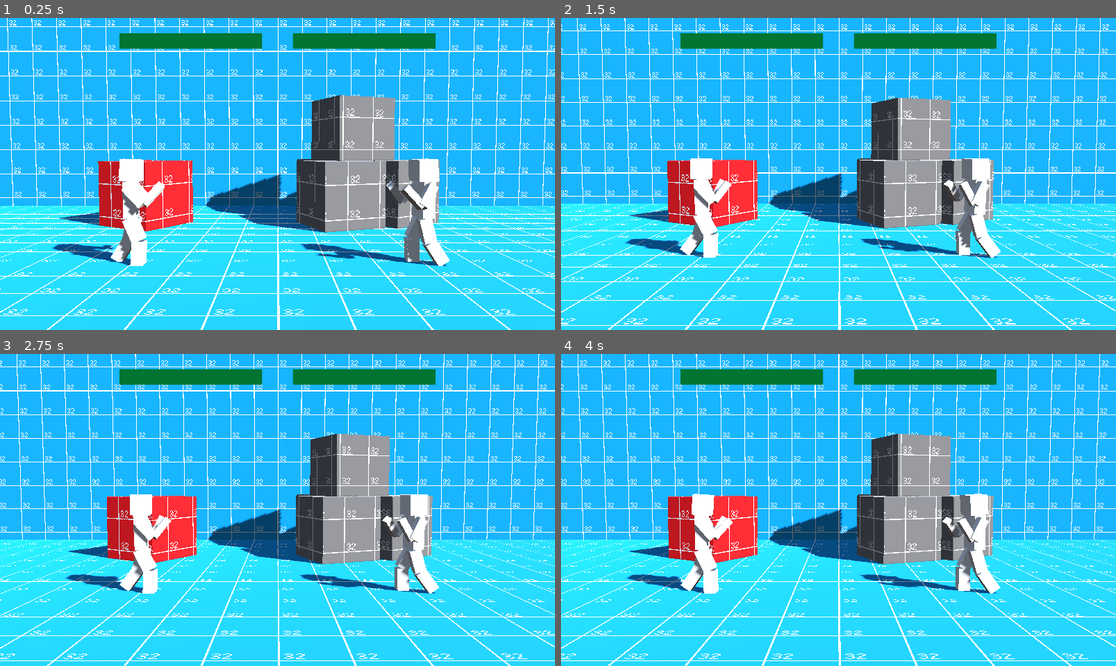
Above: before the commit, frames 1-4 (two rows, left to right).
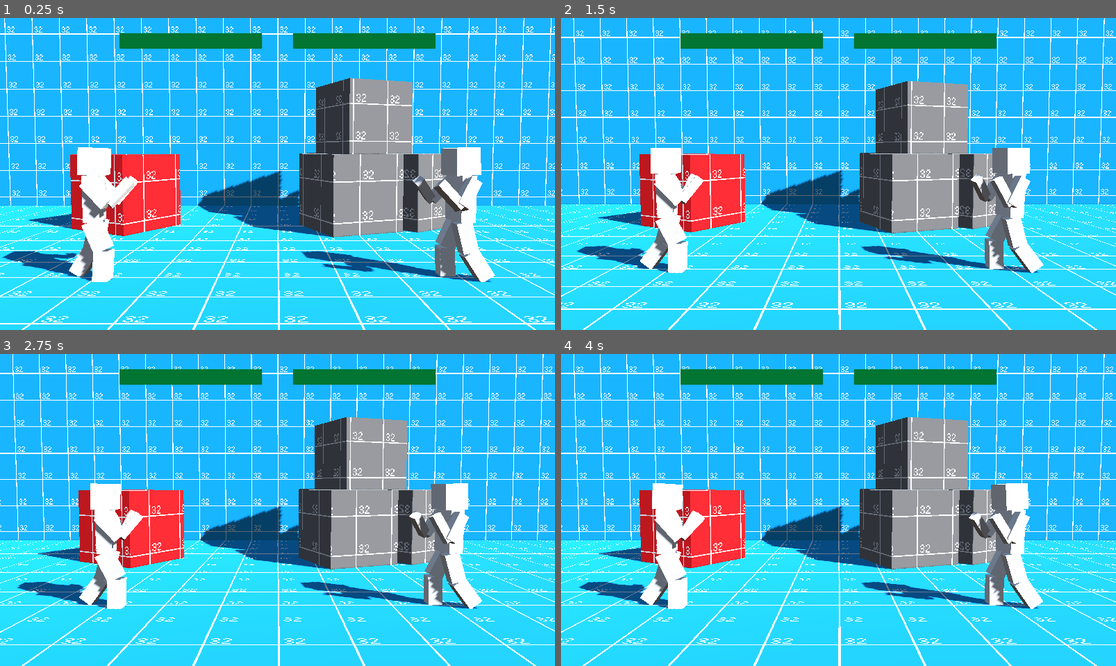
Above: after the commit, the same moments.

Repository: miklaskarjalainen/KioskKnockout
Game: Godot game, scene res://src/scenes/Arena1.tscn
Same seed, same stepped clock (60 frames per second), same inputs: the game is played once before the commit and once after it. This scene is started directly instead of the project's main scene.
Inputs (mouse positions are in pixels of both pictures, inside the frame that each line leads up to):
- Up to frame 1 (0.25 s): no input
- Up to frame 2 (1.5 s): tap Enter at 0.5 s; move the mouse to (960, 158) at 0.52 s; hold Up (ui_up) 0.53-1.25 s; click (960, 158) at 0.67 s; drag from (727, 189) to (810, 236) at 1.27 s
- Up to frame 3 (2.75 s): move the mouse to (333, 441) at 2.02 s; hold Up (ui_up) from 2.03 s (still down)
- Up to frame 4 (4 s): release Up (ui_up) at 2.75 s; drag from (810, 572) to (672, 463) at 2.77 s; move the mouse to (1005, 556) at 3.52 s; hold Down (ui_down) from 3.53 s (still down)

The runs differ from the first frame. In frame 1, 29% of the frame differs, in the area x 0-100%, y 0-100%; in frame 2, 28%; in frame 3, 27%; in frame 4, 27%.

Commit message:
Fix zoom

Diff:
--- a/src/scenes/Arena1.tscn
+++ b/src/scenes/Arena1.tscn
@@ -95,7 +95,7 @@
 environment = SubResource("Environment_d5h23")
 
 [node name="Camera3D" type="Camera3D" parent="." node_paths=PackedStringArray("Targets")]
-transform = Transform3D(1, 0, 0, 0, 0.998519, 0.0544035, 0, -0.0544035, 0.998519, 0, 3, 8.714)
+transform = Transform3D(1, 0, 0, 0, 0.998519, 0.0544035, 0, -0.0544035, 0.998519, 0, 2.77035, 6.69957)
 attributes = SubResource("CameraAttributesPhysical_w6j0n")
 script = ExtResource("4_b2icj")
 Targets = [NodePath("../player1"), NodePath("../player2")]
--- a/src/scenes/TargetCamera.gd
+++ b/src/scenes/TargetCamera.gd
@@ -1,11 +1,11 @@
 extends Camera3D
 class_name TargetCamera
 
-const MAGIC_NUMBER: float = 0.035
+const MAGIC_NUMBER: float = 0.034
 
 @export var Targets: Array[Node3D] = []
 @export var MaxZoom: float = 25.0
-@export_range(0.1, 16.0) var Smoothing: float = 2.4
+@export_range(0.1, 16.0) var Smoothing: float = 3.4
 @export_enum("Set Y", "Follow Y") var CameraMode: String = "Set Y"
 @export var Offset: Vector2 = Vector2(0, 2.33)
 
@@ -37,15 +37,19 @@
 	return point
 
 func _max_distance_between_targets() -> float:
-	var least_x: float
-	var most_x: float
+	var least_x: float = 9999
+	var most_x: float  = -9999
+
 	for target in Targets:
 		if target.global_position.x < least_x:
 			least_x = target.global_position.x
 		if target.global_position.x > most_x:
 			most_x = target.global_position.x
 
-	return abs(least_x - most_x)
+	Debug.add_line("leastx", least_x)
+	Debug.add_line("mostx", most_x)
+
+	return abs(most_x - least_x)
 
 func _physics_process(delta: float) -> void:
 	# X & Y
@@ -60,6 +64,7 @@
 
 	# Z
 	var distance := _max_distance_between_targets()
+	Debug.add_line("distance", distance)
 	target_camera_pos.z = _initial_distance + (distance * distance * MAGIC_NUMBER)
 	target_camera_pos.z = clamp(target_camera_pos.z, 0.0, MaxZoom)
 
